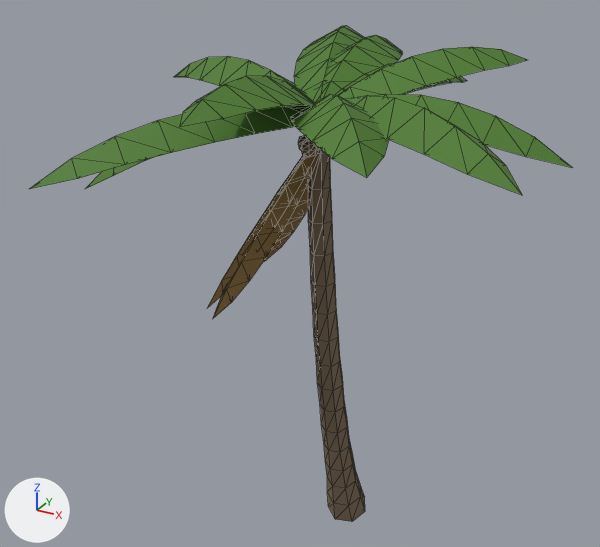
Renders of the glTF model godot/assets/models/plants/palm_a.glb from each side of a commit.
Both versions are drawn from a 50 mm camera at (4.78, -10.36, 9.28) aimed at (-0.27, -1.17, 4.69). The lights are fixed; the arrows at lower left show +X, +Y and +Z. The older version comes first. Mesh edges are drawn as thin lines. Vertices at exactly the same position are counted once.

The older version as bpy lines, for what is in view:
```python
mat_coconut = principled_material('Coconut')
mat_coconut.base_color = (0.105, 0.0685, 0.0242)  # brown #5b4a2b
mat_coconut.roughness = 0.7
mat_frond = principled_material('Frond')
mat_frond.base_color = (0.0723, 0.195, 0.0232)  # dark green #4c7a2a
mat_frond.roughness = 0.7
mat_fronddry = principled_material('FrondDry')
mat_fronddry.base_color = (0.266, 0.156, 0.0482)  # brown #8d6e3e
mat_fronddry.roughness = 0.85
mat_trunk = principled_material('Trunk')
mat_trunk.base_color = (0.205, 0.144, 0.0908)  # brown #7d6a55
mat_trunk.roughness = 0.9
me_palm = bpy.data.meshes.new('Palm')
me_palm.from_pydata(...)  # 499 vertices, 970 faces; spans x -2.81..3.19, y -4.16..1.46, z -0.11..7.75
# faces by material slot: [238, 462, 126, 144]
me_palm.materials.append(mat_trunk)  # brown #7d6a55
me_palm.materials.append(mat_frond)  # dark green #4c7a2a
me_palm.materials.append(mat_fronddry)  # brown #8d6e3e
me_palm.materials.append(mat_coconut)  # brown #5b4a2b
ob_palm = bpy.data.objects.new('Palm', me_palm)
ob_palm.location = (0.0, 0.0, 0.0)
```
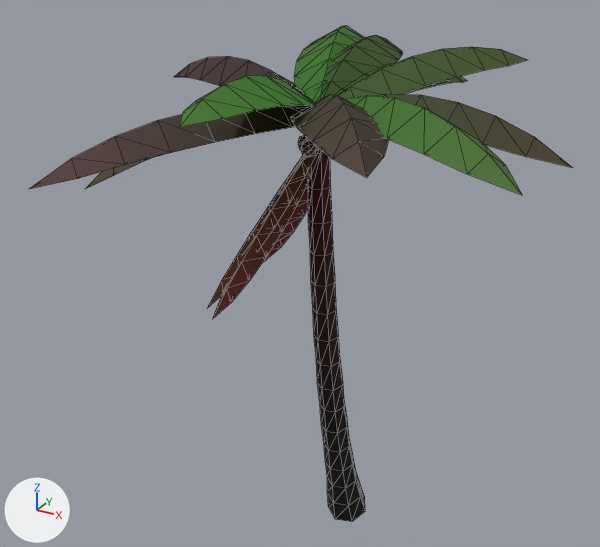
Patch to the scene script:
```diff
--- a/godot/assets/models/plants/palm_a.glb.py
+++ b/godot/assets/models/plants/palm_a.glb.py
@@ mat_trunk @@
 n0 = _N.new('ShaderNodeBsdfPrincipled'); n0.name = 'Principled BSDF'
-n0.inputs[0].default_value = (0.205, 0.144, 0.0908, 1.0)  # 'Base Color', brown #7d6a55
 n0.inputs[2].default_value = 0.9  # 'Roughness'
 n1 = _N.new('ShaderNodeOutputMaterial'); n1.name = 'Material Output'
+n2 = _N.new('ShaderNodeMix'); n2.name = 'Mix'
+n2.data_type = 'RGBA'
+n2.blend_type = 'MULTIPLY'
+n2.inputs[0].default_value = 1.0  # 'Factor'
+n2.inputs[7].default_value = (0.205, 0.144, 0.0908, 1.0)  # 'B', brown #7d6a55
+n3 = _N.new('ShaderNodeVertexColor'); n3.name = 'Color Attribute'
 _L.new(n0.outputs[0], n1.inputs[0])  # 'BSDF' to 'Surface'
+_L.new(n2.outputs[2], n0.inputs[0])  # 'Result' to 'Base Color'
+_L.new(n3.outputs[0], n2.inputs[6])  # 'Color' to 'A'
@@ mat_frond @@
 n0 = _N.new('ShaderNodeBsdfPrincipled'); n0.name = 'Principled BSDF'
-n0.inputs[0].default_value = (0.0723, 0.195, 0.0232, 1.0)  # 'Base Color', dark green #4c7a2a
 n0.inputs[2].default_value = 0.7  # 'Roughness'
 n1 = _N.new('ShaderNodeOutputMaterial'); n1.name = 'Material Output'
+n2 = _N.new('ShaderNodeMix'); n2.name = 'Mix'
+n2.data_type = 'RGBA'
+n2.blend_type = 'MULTIPLY'
+n2.inputs[0].default_value = 1.0  # 'Factor'
+n2.inputs[7].default_value = (0.0723, 0.195, 0.0232, 1.0)  # 'B', dark green #4c7a2a
+n3 = _N.new('ShaderNodeVertexColor'); n3.name = 'Color Attribute'
 _L.new(n0.outputs[0], n1.inputs[0])  # 'BSDF' to 'Surface'
+_L.new(n2.outputs[2], n0.inputs[0])  # 'Result' to 'Base Color'
+_L.new(n3.outputs[0], n2.inputs[6])  # 'Color' to 'A'
@@ mat_fronddry @@
 n0 = _N.new('ShaderNodeBsdfPrincipled'); n0.name = 'Principled BSDF'
-n0.inputs[0].default_value = (0.266, 0.156, 0.0482, 1.0)  # 'Base Color', brown #8d6e3e
 n0.inputs[2].default_value = 0.85  # 'Roughness'
 n1 = _N.new('ShaderNodeOutputMaterial'); n1.name = 'Material Output'
+n2 = _N.new('ShaderNodeMix'); n2.name = 'Mix'
+n2.data_type = 'RGBA'
+n2.blend_type = 'MULTIPLY'
+n2.inputs[0].default_value = 1.0  # 'Factor'
+n2.inputs[7].default_value = (0.266, 0.156, 0.0482, 1.0)  # 'B', brown #8d6e3e
+n3 = _N.new('ShaderNodeVertexColor'); n3.name = 'Color Attribute'
 _L.new(n0.outputs[0], n1.inputs[0])  # 'BSDF' to 'Surface'
+_L.new(n2.outputs[2], n0.inputs[0])  # 'Result' to 'Base Color'
+_L.new(n3.outputs[0], n2.inputs[6])  # 'Color' to 'A'
@@ mat_coconut @@
 n0 = _N.new('ShaderNodeBsdfPrincipled'); n0.name = 'Principled BSDF'
-n0.inputs[0].default_value = (0.105, 0.0685, 0.0242, 1.0)  # 'Base Color', brown #5b4a2b
 n0.inputs[2].default_value = 0.7  # 'Roughness'
 n1 = _N.new('ShaderNodeOutputMaterial'); n1.name = 'Material Output'
+n2 = _N.new('ShaderNodeMix'); n2.name = 'Mix'
+n2.data_type = 'RGBA'
+n2.blend_type = 'MULTIPLY'
+n2.inputs[0].default_value = 1.0  # 'Factor'
+n2.inputs[7].default_value = (0.105, 0.0685, 0.0242, 1.0)  # 'B', brown #5b4a2b
+n3 = _N.new('ShaderNodeVertexColor'); n3.name = 'Color Attribute'
 _L.new(n0.outputs[0], n1.inputs[0])  # 'BSDF' to 'Surface'
+_L.new(n2.outputs[2], n0.inputs[0])  # 'Result' to 'Base Color'
+_L.new(n3.outputs[0], n2.inputs[6])  # 'Color' to 'A'
@@ me_palm @@
 me_palm.from_pydata(...)  # 499 vertices, 970 faces; spans x -2.81..3.19, y -4.16..1.46, z -0.11..7.75
 # used by ob_palm; location = (0.0, 0.0, 0.0)
+# me_palm part 1: vertex colours changed
 me_palm.materials.append(mat_trunk)
```

Changed parts and their boxes [x1, y1, x2, y2] in the pictures (600 x 547 px):
'Palm', recoloured: [30, 32, 571, 522] in both
